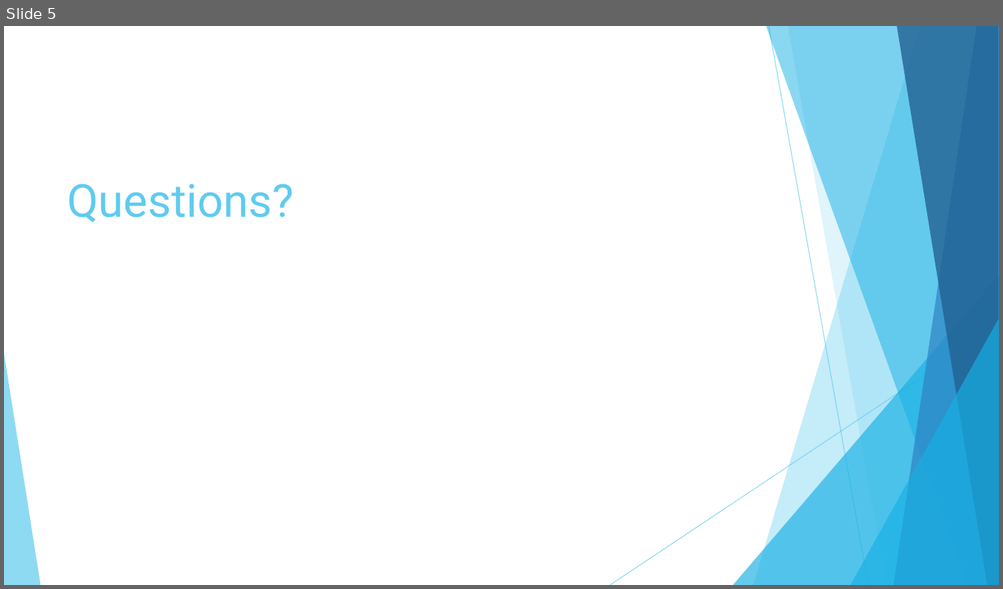
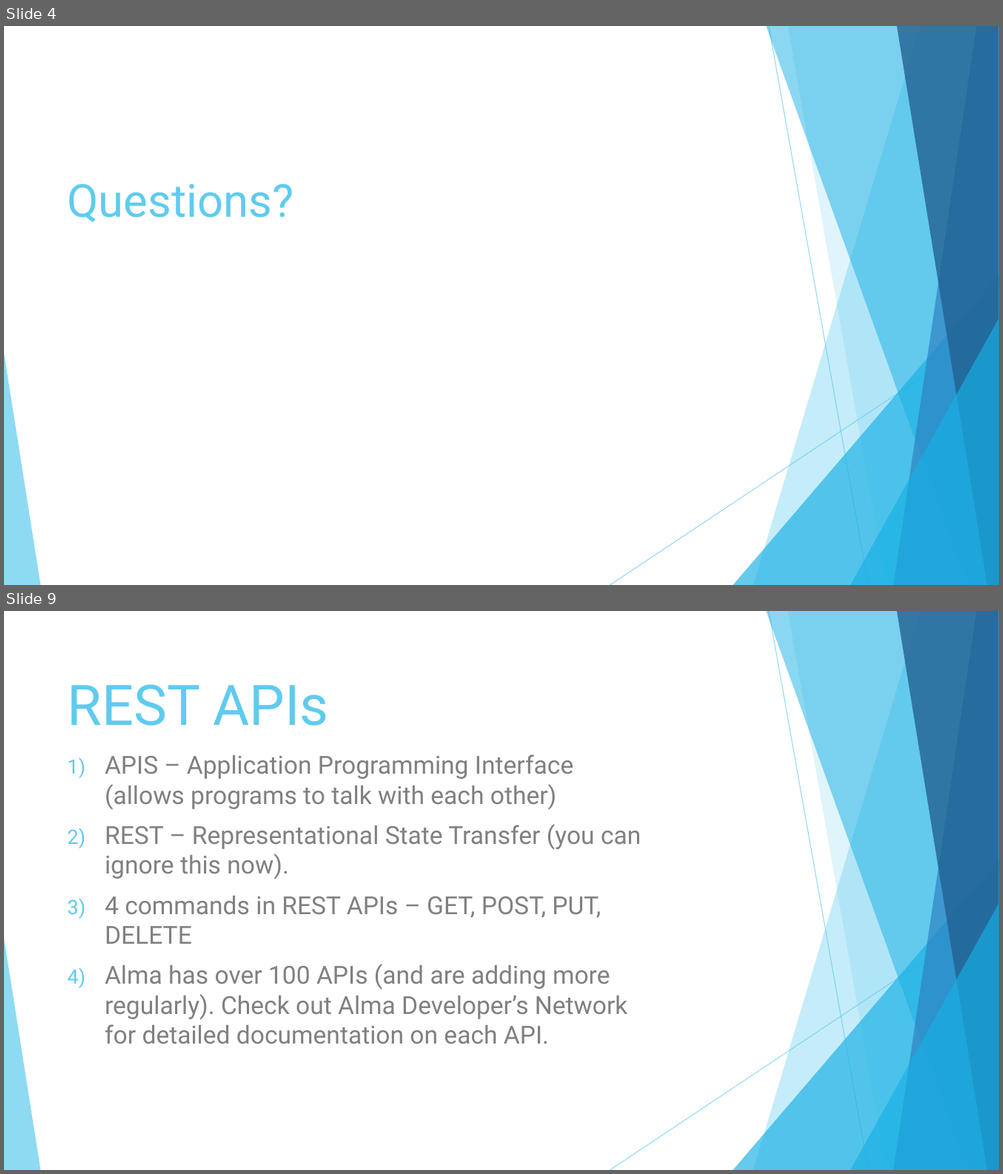
Before and after one commit to MrJeremyHobbs/ELUNA-2019-Dev-Days-Alma-Course, a slide deck: slides/ELUNA-2019-Dev-Days-Alma-Course.pptx. Shown one above the other, each under a label of ours: slide 5 before the commit, slides 4 and 9 after it; the slides between them are not shown. The pictures are 1003x589 and 1003x1174 pixels, drawn with LibreOffice and Linux fonts; fonts in the diff are those of the drawing. Boxes give left, top, right and bottom in pixels: in the first picture for what was removed or moved away, otherwise in the second. Text is boxed around its words. In the diff, an @@ line names an element or a change of style, - is before the commit and + after.

```diff
--- a/slides/ELUNA-2019-Dev-Days-Alma-Course.pptx
+++ b/slides/ELUNA-2019-Dev-Days-Alma-Course.pptx
@@ slide 9 added at [4, 611, 999, 1170], background #FFFFFF; not listed: 10 template elements that a slide beside it also shows @@
@@ title added at [68, 684, 328, 726], 54 pt, text #5FCBEF @@
+REST APIs
@@ text added at [105, 755, 640, 1044], 24 pt, text #808080 @@
+1) APIS – Application Programming Interface (allows programs to talk with each other)
+2) REST – Representational State Transfer (you can ignore this now).
+3) 4 commands in REST APIs – GET, POST, PUT, DELETE
+4) Alma has over 100 APIs (and are adding more regularly). Check out Alma Developer’s Network for detailed documentation on each API.
@@ what was slide 5 is now slide 4 @@
```
Also in this commit, not shown: 3 slides changed, 5 other slides added, 1 slide removed, 13 other files.
